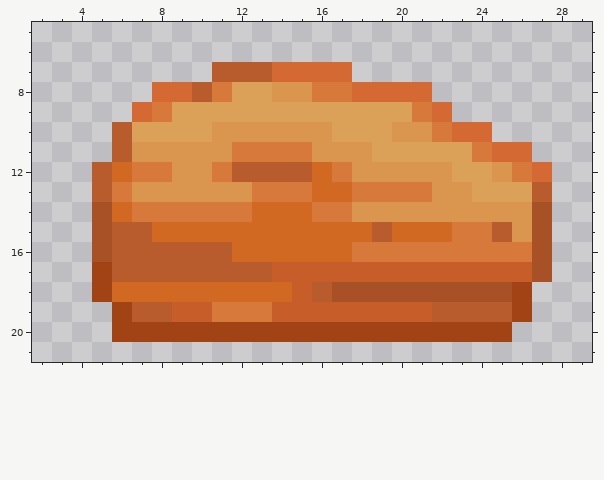
Edited in one commit: pixel-art sprite (Resources/Textures/_CP14/Objects/Consumable/Food/meat.rsi/flem_head_cooked.png). The picture above was drawn from the file before the commit.
The file is 32x32 pixels. Shown: x 2..29, y 5..21.
Once edited:
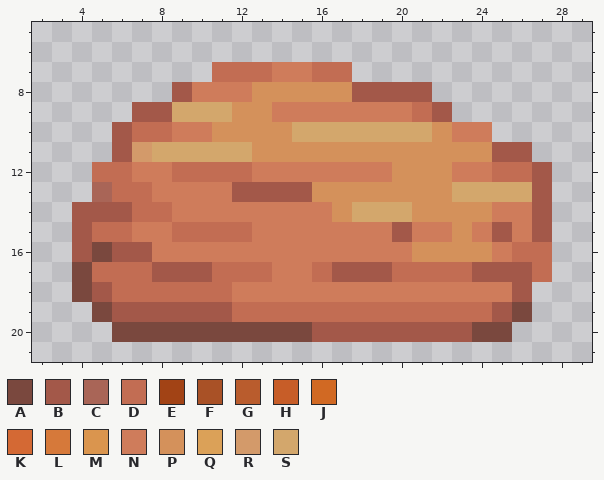
Palette (. is transparent): A #7a483e  B #a35849  C #a96557  D #c26d53  E #a24315  F #a95126  G #b95c2d  H #c75d28  J #d16923  K #d46934  L #d6793a  M #da954e  N #cf7c5b  P #d4915b  Q #dba158  R #d39a6a  S #d3a76c
What changed:
Changed rows in their new state; - is an unchanged pixel.
first column x 4:
 7 -------DDDNNDD----------
 8 ----.BNNNPPPPPBBBB------
 9 ---BBSSSPPNNNNNNNDB-----
10 --BDDNNPPPPSSSSSSSPNN---
11 --BRSSSSSPPPPPPPPPPPPBB-
12 -DDNNDDDDNNNNNNNPPPNNDDB
13 -CDDNNNNBBBBPPPPPPPSSSSB
14 BBBDDNNNNNNNNPSSSPPPPNNB
15 BDDNNDDDDNNNNNNNBNNPNBNB
16 BABBNNNNNNNNNNNNNPPPPNDD
17 ADDDBBBDDDNNDBBBDDDDBBBD
18 ABDDDDDDNNNNNNNNNNNNNNB-
19 -ABBBBBBDDDDDDDDDDDDDBA-
20 --AAAAAAAAAABBBBBBBBAA--
